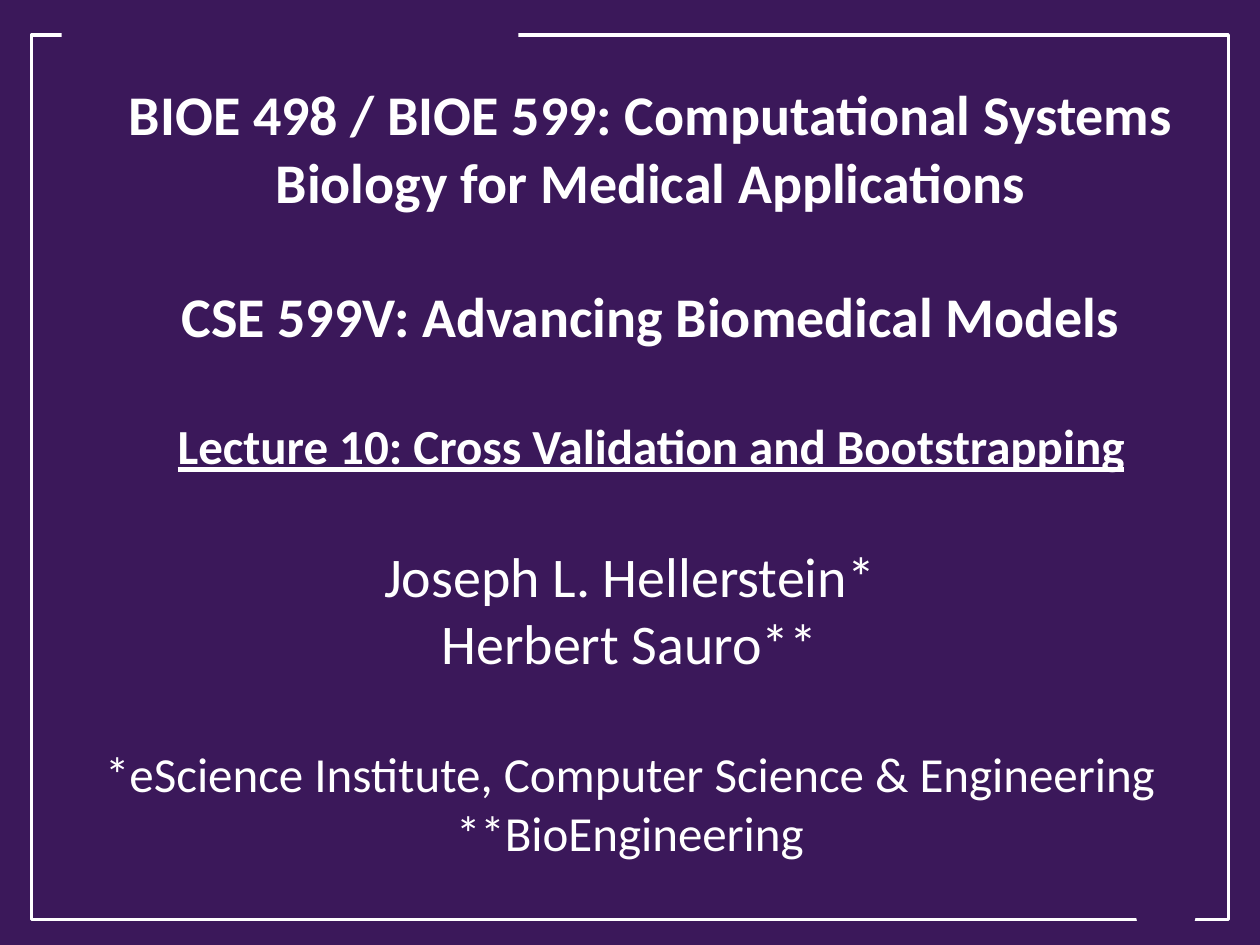
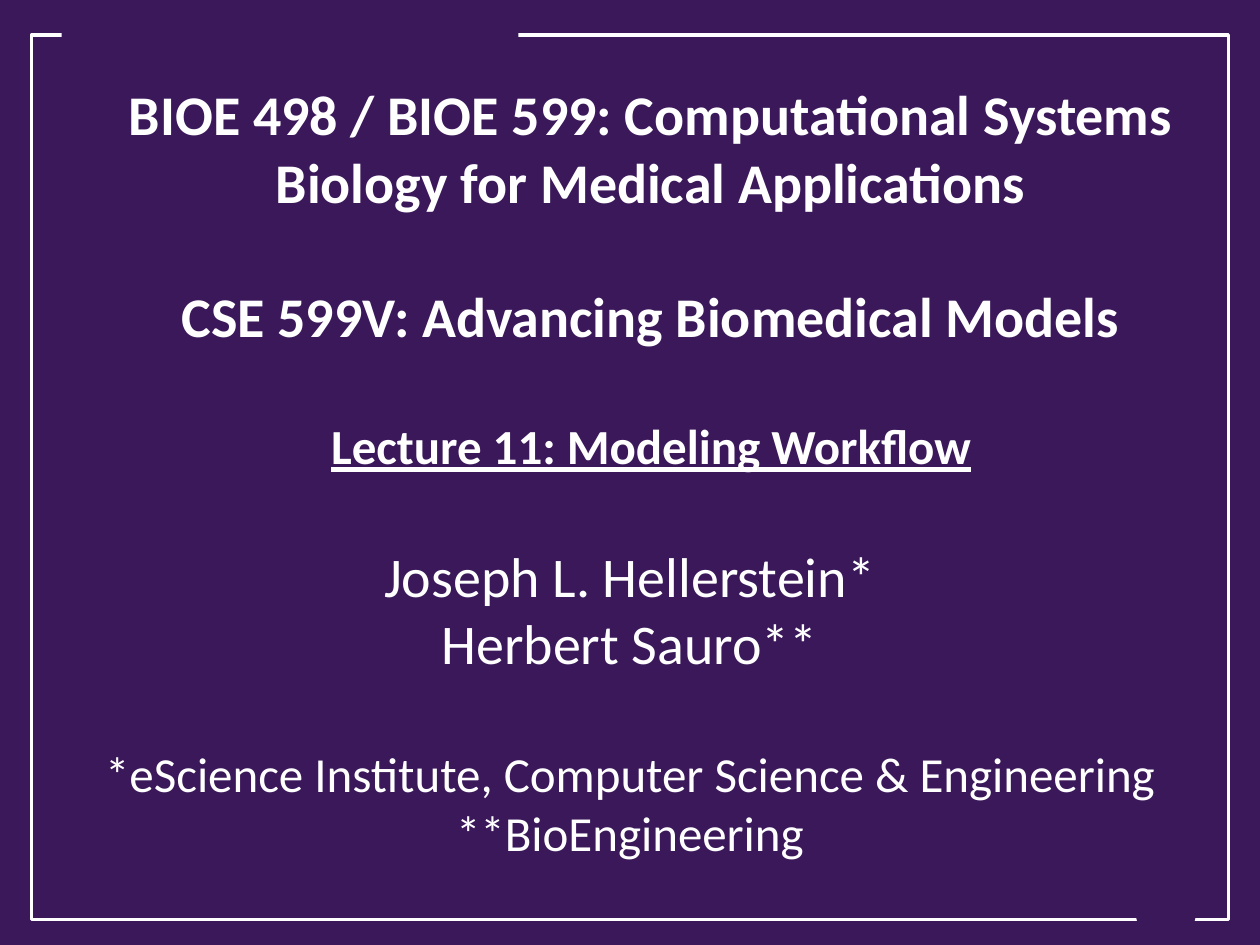
Before and after one commit to ModelEngineering/advancing-biomedical-models, a slide deck: slide 1 of Lectures/Week_5/CSE 599V Lecture 11 - Modeling Workflow .pptx. Drawn at 1260x945 pixels with LibreOffice and Linux fonts; fonts in the diff are those of the drawing; background and template pictures are left out. Boxes give left, top, right and bottom in pixels: in the first picture for what was removed or moved away, otherwise in the second. Text is boxed around its words. In the diff, an @@ line names an element or a change of style, - is before the commit and + after.

Commit message:
Lecture 11

```diff
--- a/Lectures/Week_5/CSE 599V Lecture 11 - Modeling Workflow .pptx
+++ b/Lectures/Week_5/CSE 599V Lecture 11 - Modeling Workflow .pptx
@@ title at (x1=129, y1=95, x2=1171, y2=473): text changed @@
-BIOE 498 / BIOE 599: Computational Systems Biology for Medical Applications
-CSE 599V: Advancing Biomedical Models
-Lecture 10: Cross Validation and Bootstrapping
+BIOE 498 / BIOE 599: Computational Systems Biology for Medical Applications
+CSE 599V: Advancing Biomedical Models
+Lecture 11: Modeling Workflow
```
Also in this commit, not shown: 1 other slide changed, 9 slides added, 12 slides removed, 1 other file.
